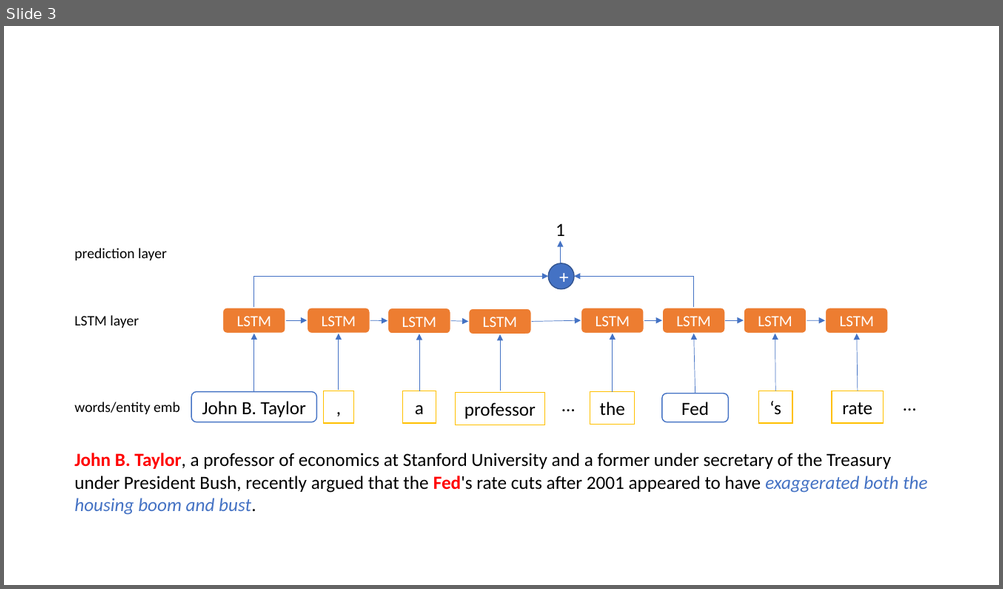
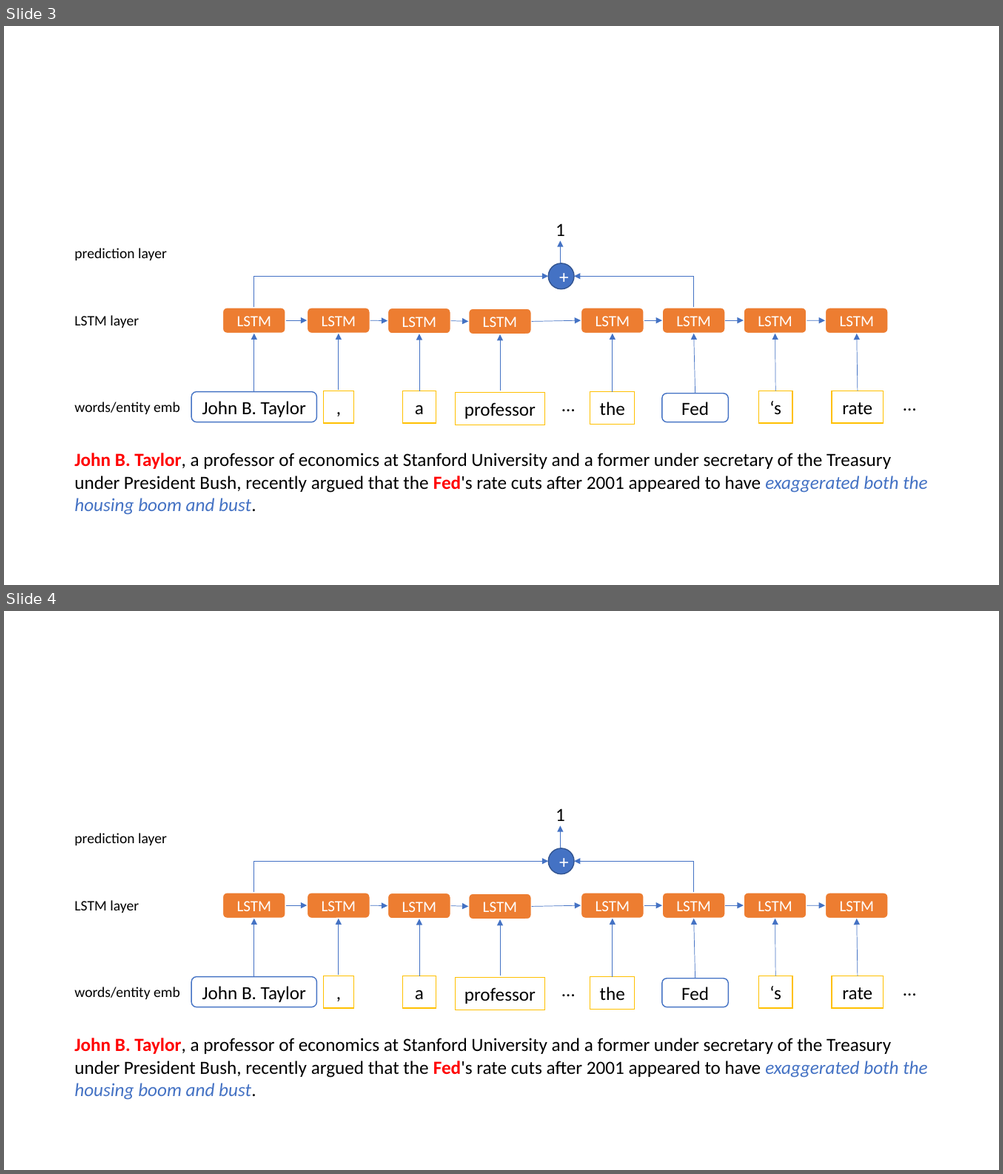
Before and after one commit to Shuailong/BlamePipeline, a slide deck: doc/CONLL18/graphs.pptx. Shown one above the other, each under a label of ours: slide 3 before the commit, slides 3 and 4 after it. The pictures are 1003x589 and 1003x1174 pixels, drawn with LibreOffice and Linux fonts; fonts in the diff are those of the drawing. Boxes give left, top, right and bottom in pixels: in the first picture for what was removed or moved away, otherwise in the second. Text is boxed around its words. In the diff, an @@ line names an element or a change of style, - is before the commit and + after.

Commit message:
update graph

```diff
--- a/doc/CONLL18/graphs.pptx
+++ b/doc/CONLL18/graphs.pptx
@@ slide 4 added at (4,611,999,1170), background #FFFFFF @@
@@ group added at (74,809,927,1100): 16 arrows, 10 rounded rectangles, 7 texts, 6 rectangles, 2 elbow arrows, 1 ellipse @@
+John B. Taylor, a professor of economics at Stanford University and a former under secretary of the Treasury under President Bush, recently argued that the Fed's rate cuts after 2001 appeared to have exaggerated both the housing boom and bust.
+…
+…
+words/entity emb
+John B. Taylor
+LSTM
+,
+LSTM
+a
+LSTM
+professor
+LSTM
+the
+LSTM
+Fed
+LSTM
+‘s
+LSTM
+rate
+LSTM
++
+1
+LSTM layer
+prediction layer
```
